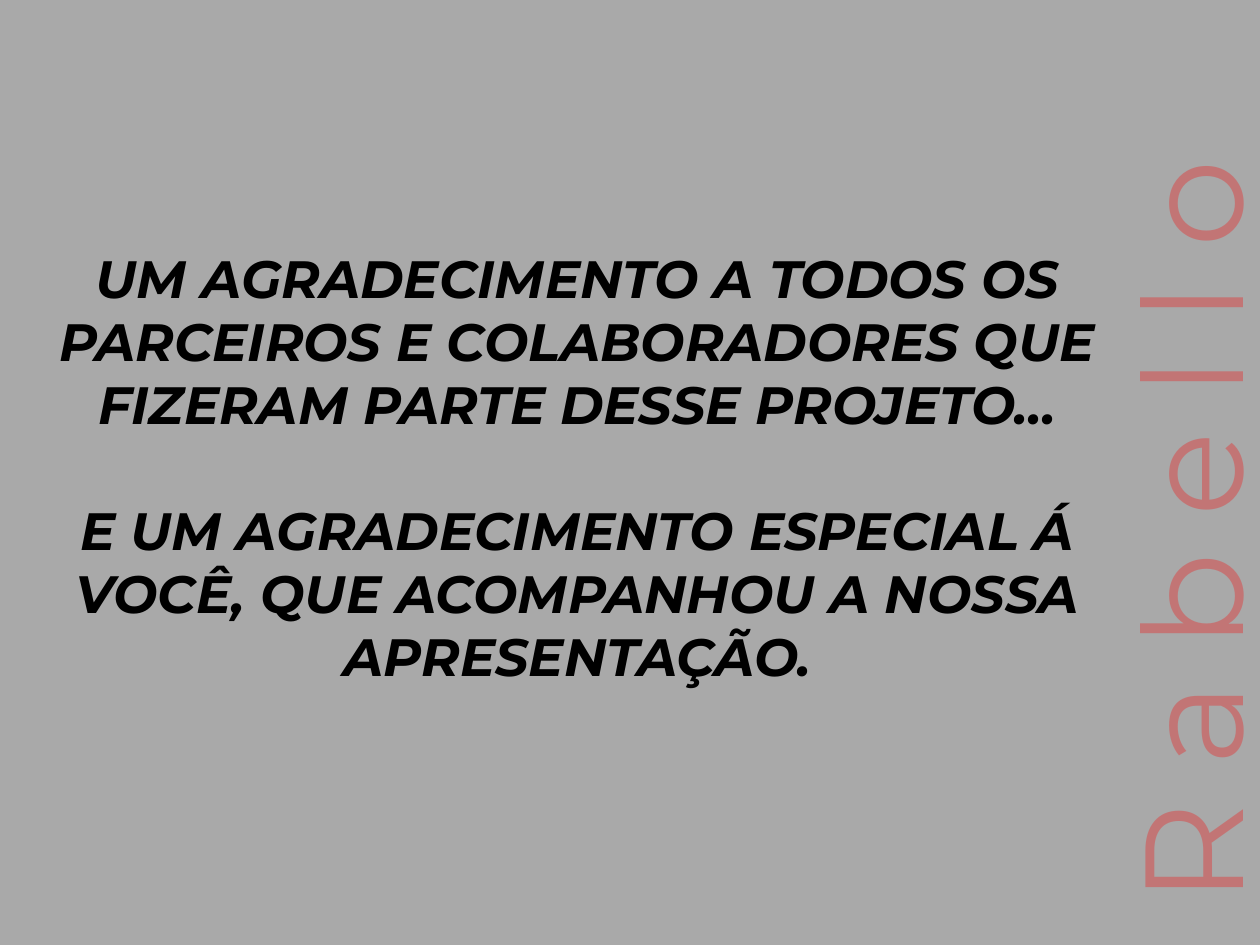
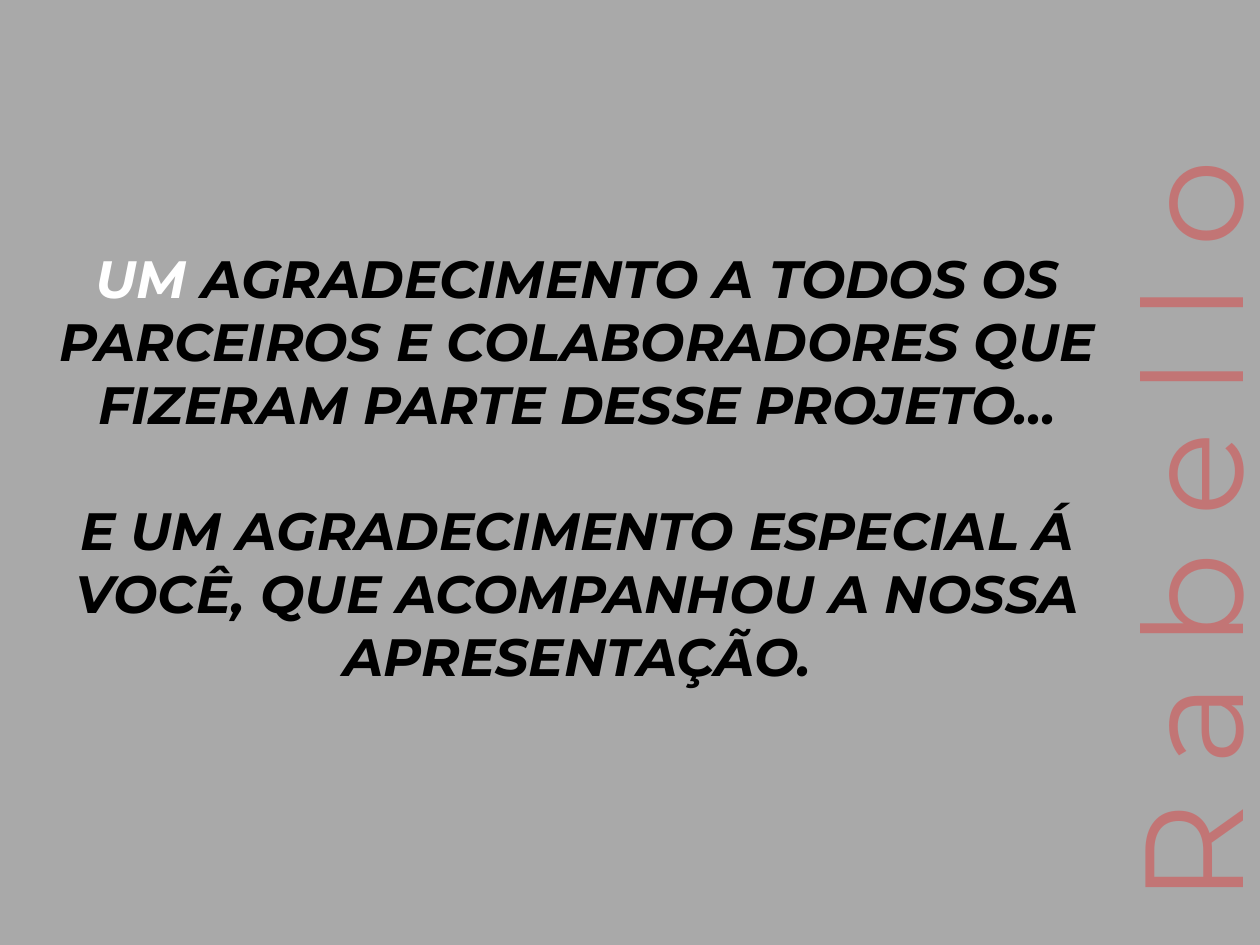
Before and after one commit to IsmaelMoura/projeto-integrador-senac, a slide deck: slide 6 of Apresentação_Rabello.pptx. Drawn at 1260x945 pixels with LibreOffice and Linux fonts; fonts in the diff are those of the drawing; background and template pictures are left out. Boxes give left, top, right and bottom in pixels: in the first picture for what was removed or moved away, otherwise in the second. Text is boxed around its words. In the diff, an @@ line names an element or a change of style, - is before the commit and + after.

```diff
--- a/Apresentação_Rabello.pptx
+++ b/Apresentação_Rabello.pptx
@@ text at (59,260,1095,425): text colour #000000 to #FFFFFF in "UM" @@
```
Also in this commit, not shown: 2 other slides changed.
